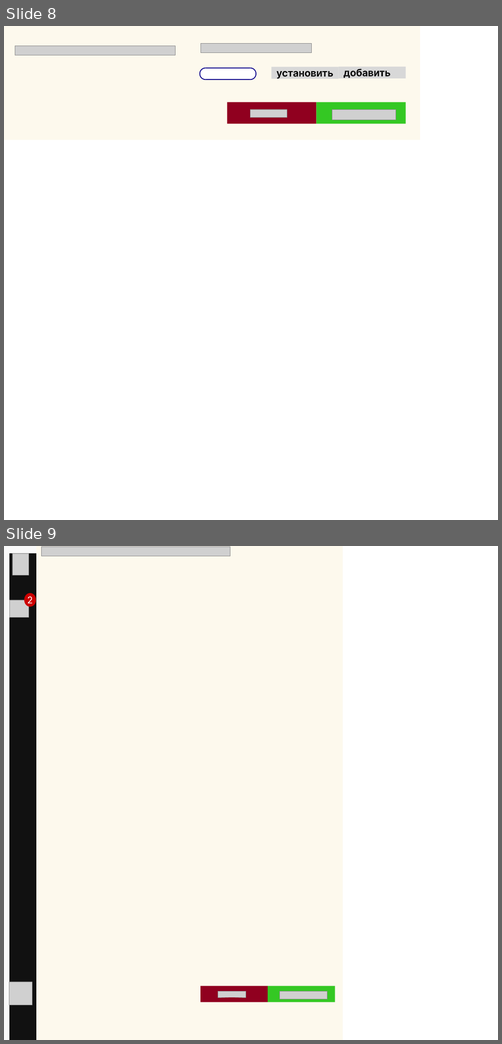
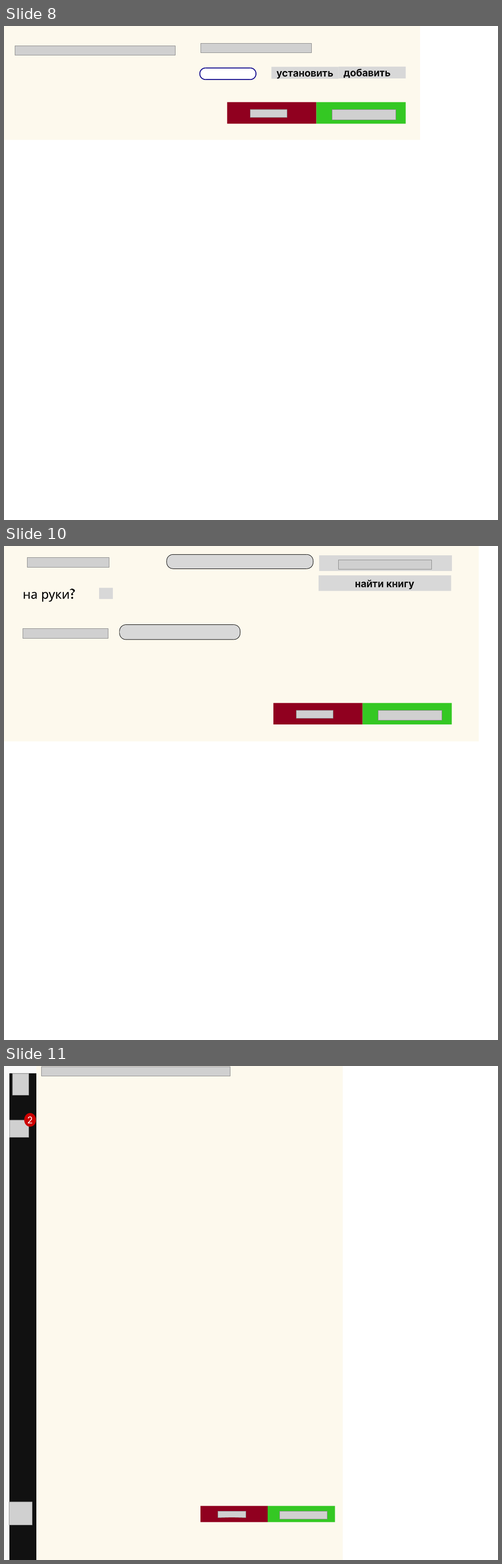
Before and after one commit to mmonastyrskiy/5_sem, a slide deck: Стандартизация/Design/all.pptx. Shown one above the other, each under a label of ours: slides 8 and 9 before the commit, slides 8, 10 and 11 after it; the slides between them are not shown. The pictures are 502x1044 and 502x1564 pixels, drawn with LibreOffice and Linux fonts; fonts in the diff are those of the drawing; grey boxes stand for pictures. Boxes give left, top, right and bottom in pixels: in the first picture for what was removed or moved away, otherwise in the second. Text is boxed around its words. In the diff, an @@ line names an element or a change of style, - is before the commit and + after.

```diff
--- a/Стандартизация/Design/all.pptx
+++ b/Стандартизация/Design/all.pptx
@@ slide 10 added at (x1=4, y1=546, x2=498, y2=1040), background #FFFFFF @@
@@ freeform shape added at (x1=4, y1=546, x2=478, y2=741), fill #FDF9ED @@
@@ picture added at (x1=27, y1=558, x2=109, y2=567) @@
@@ freeform shape added at (x1=166, y1=554, x2=313, y2=569), fill #000000 @@
@@ freeform shape added at (x1=167, y1=555, x2=313, y2=569), fill #D8D8D8 @@
@@ freeform shape added at (x1=319, y1=555, x2=452, y2=571), fill #D8D8D8 @@
@@ picture added at (x1=339, y1=560, x2=431, y2=569) @@
@@ freeform shape added at (x1=24, y1=589, x2=75, y2=602), fill #000000 @@
@@ freeform shape added at (x1=99, y1=588, x2=113, y2=599), fill #D8D8D8 @@
@@ freeform shape added at (x1=319, y1=575, x2=451, y2=591), fill #D8D8D8 @@
@@ freeform shape added at (x1=355, y1=580, x2=414, y2=589), fill #000000 @@
@@ picture added at (x1=23, y1=628, x2=108, y2=638) @@
@@ freeform shape added at (x1=119, y1=624, x2=240, y2=640), fill #000000 @@
@@ freeform shape added at (x1=120, y1=625, x2=240, y2=639), fill #D8D8D8 @@
@@ group added at (x1=274, y1=703, x2=452, y2=724): 2 freeform shapes, 2 pictures @@
@@ what was slide 9 is now slide 11 @@
```
Also in this commit, not shown: 4 slides changed, 3 other slides added, 4 other files.
